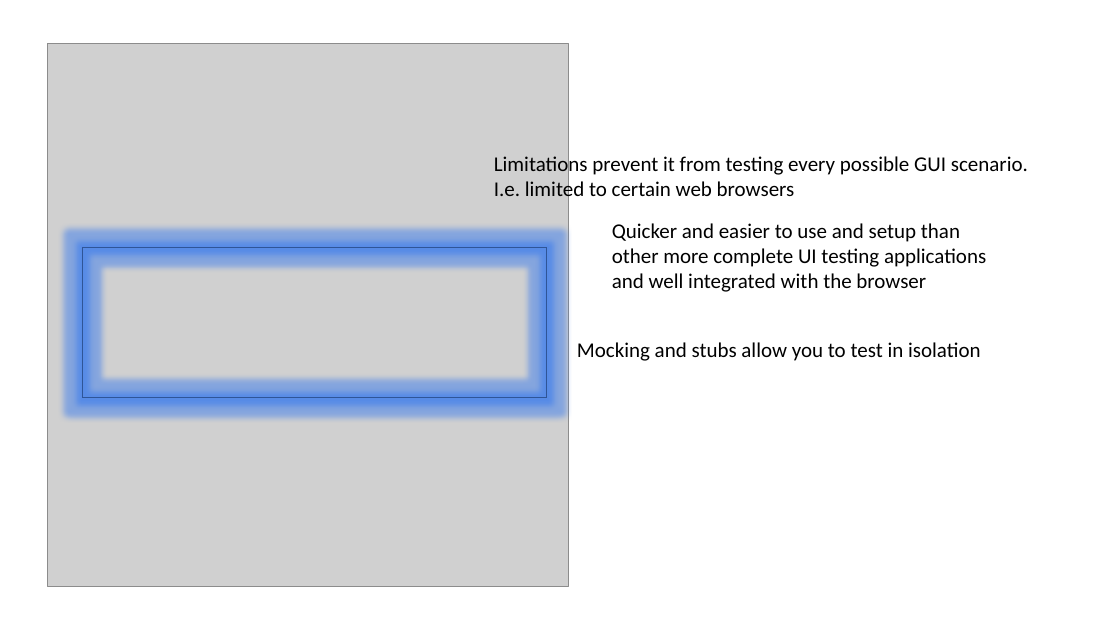
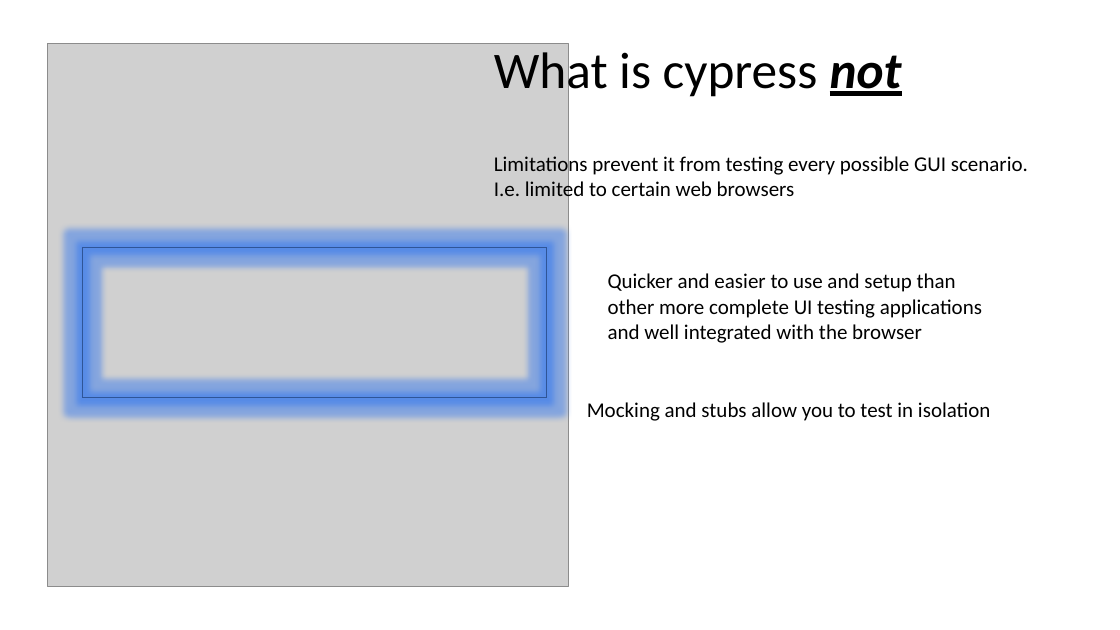
Before and after one commit to JoryUK/CypressTestingExampleApp, a slide deck: slide 9 of UiTestingWithCypress.pptx (slide 7 before the commit). Drawn at 1120x630 pixels with LibreOffice and Linux fonts; fonts in the diff are those of the drawing; grey boxes stand for pictures. Boxes give left, top, right and bottom in pixels: in the first picture for what was removed or moved away, otherwise in the second. Text is boxed around its words. In the diff, an @@ line names an element or a change of style, - is before the commit and + after.

```diff
--- a/UiTestingWithCypress.pptx
+++ b/UiTestingWithCypress.pptx
@@ text added at (x1=494, y1=45, x2=902, y2=100), 44 pt, text #000000 @@
+What is cypress not
@@ text "Quicker and easier to use ..." moved from (x1=612, y1=223, x2=986, y2=292) to (x1=608, y1=273, x2=982, y2=343) @@
@@ text "Mocking and stubs allow you ..." moved from (x1=577, y1=342, x2=981, y2=361) to (x1=587, y1=402, x2=991, y2=421) @@
```
Also in this commit, not shown: 4 other slides changed, 3 slides added, 2 slides removed.
